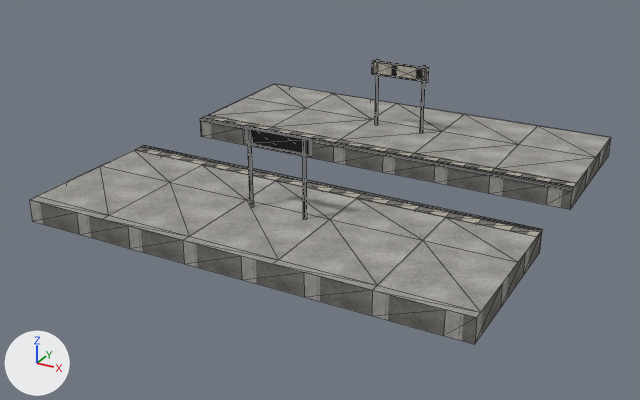
The glTF model openttd/media/baseset/decouple/objekty/stanice/peron.glb: old version first, new version second.
Before and after are seen from a 50 mm camera at (20.42, -18.08, 11.99) aimed at (7.03, 6.26, -0.18). Arrows for +X, +Y and +Z are at lower left; the lights stay in place. The picture after the commit comes second. Mesh edges are drawn as thin lines. Where no turn or scale is listed for an object, it has been applied to the vertices. Vertices at exactly the same position are counted once.
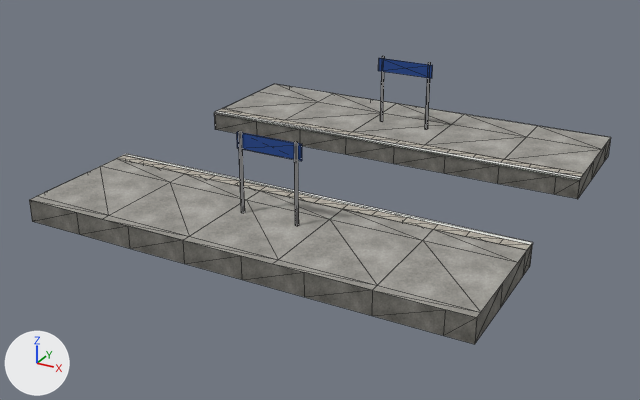
What changed in the scene script:
```text
Change mat_peron_atlas:
    where n3 = _N.new('ShaderNodeMapping'); n3.name = 'Mapping'
    n3.inputs[3].default_value: (13.2, 15.0, 1.0) -> (12.5, 15.0, 1.0)  # 'Scale'
Change me_mesh_0:
    used by ob_mesh_0; location = (0.0, 14.8, 0.0)
    remove me_mesh_0.from_pydata(...)  # 328 vertices, 378 faces; spans x 0.0..14.8, y -14.8..0.0, z 0.0..3.37
    add me_mesh_0.from_pydata(...)  # 256 vertices, 274 faces; spans x 0.0..14.8, y -14.8..0.0, z 0.0..3.37
    me_mesh_0 part 1: the loose piece of 38 vertices spanning x 0.0..14.8, y -9.7..-9.15, z 0.69..0.76 is moved by (0.0, -0.97, 0.0)
    me_mesh_0 part 2: the loose piece of 18 vertices spanning x 0.0..14.8, y -9.2, z 0.0..0.69 is moved by (0.0, -0.97, 0.0)
    me_mesh_0 part 3: the loose piece of 8 vertices spanning x 6.41..6.49, y -11.91..-11.83, z 0.75..3.37 is moved by (0.0, -0.49, 0.0)
    me_mesh_0 part 4: the loose piece of 8 vertices spanning x 8.31..8.39, y -11.91..-11.83, z 0.75..3.37 is moved by (0.0, -0.49, 0.0)
    me_mesh_0 part 5: a new loose piece, a box spanning x 6.3..8.5, y -12.318..-12.258, z 2.8..3.3, in mat_peron_atlas
    me_mesh_0 part 6: the loose piece of 38 vertices spanning x 0.0..14.8, y -5.65..-5.1, z 0.69..0.76 is moved by (0.0, 0.97, 0.0)
    me_mesh_0 part 7: the loose piece of 18 vertices spanning x 0.0..14.8, y -5.6, z 0.0..0.69 is moved by (0.0, 0.97, 0.0)
    me_mesh_0 part 8: the loose piece of 8 vertices spanning x 6.41..6.49, y -2.97..-2.89, z 0.75..3.37 is moved by (0.0, 0.49, 0.0)
    me_mesh_0 part 9: the loose piece of 8 vertices spanning x 8.31..8.39, y -2.97..-2.89, z 0.75..3.37 is moved by (0.0, 0.49, 0.0)
    me_mesh_0 part 10: a new loose piece, a box spanning x 6.3..8.5, y -2.542..-2.482, z 2.8..3.3, in mat_peron_atlas
    me_mesh_0 part 11: 10 loose pieces with 88 vertices, spanning x 6.25..8.55, y -11.84..-2.96, z 2.78..3.32, are deleted
    me_mesh_0 part 12
    34 vertices are removed from x 0.0..14.8, y -13.15..-1.65, z 0.0..0.75
    46 faces are deleted
    16 vertices are added at x 0.0..14.8, y -14.13..-0.67, z 0.0..0.75
    6 new vertices lie (0.0, 0.82, 0.0) away from vertices in x 0.0..14.8, y -11.5, z 0.75
    6 new vertices lie (0.0, -1.42, 0.0) away from vertices in x 0.0..14.8, y 0.0, z 0.75
    6 new vertices lie (0.0, -2.7, 0.0) away from vertices in x 0.0..14.8, y -1.42, z 0.75
    46 new faces join them
```

Boxes (x1, y1, x2, y2) around the edits, measured in the pictures (640 x 400 px; the box of a moved part takes in the faces that stretch with it):
'Mesh_0', reshaped
    before: (29, 59, 611, 344)
    after: (29, 56, 611, 344)
part 1 of me_mesh_0, moved or reshaped
    before: (135, 145, 542, 236)
    after: (117, 154, 533, 250)
part 2 of me_mesh_0, moved or reshaped (mostly hidden)
    before: (145, 152, 537, 237)
    after: (129, 161, 528, 250)
part 3 of me_mesh_0, moved or reshaped
    before: (247, 126, 254, 207)
    after: (238, 131, 245, 213)
part 4 of me_mesh_0, moved or reshaped
    before: (303, 136, 307, 220)
    after: (294, 141, 299, 226)
part 5 of me_mesh_0, added (blue)
    after: (237, 132, 302, 161)
part 6 of me_mesh_0, moved or reshaped
    before: (200, 115, 576, 190)
    after: (214, 108, 584, 180)
part 7 of me_mesh_0, moved or reshaped
    before: (201, 121, 572, 209)
    after: (215, 114, 580, 199)
part 8 of me_mesh_0, moved or reshaped
    before: (375, 59, 379, 125)
    after: (380, 56, 385, 122)
part 9 of me_mesh_0, moved or reshaped
    before: (420, 65, 426, 133)
    after: (425, 62, 431, 129)
part 10 of me_mesh_0, added (blue)
    after: (378, 58, 433, 78)
part 11 of me_mesh_0, deleted
    before: (245, 60, 429, 156)
part 12 of me_mesh_0, moved or reshaped
    both: (102, 84, 611, 275)
